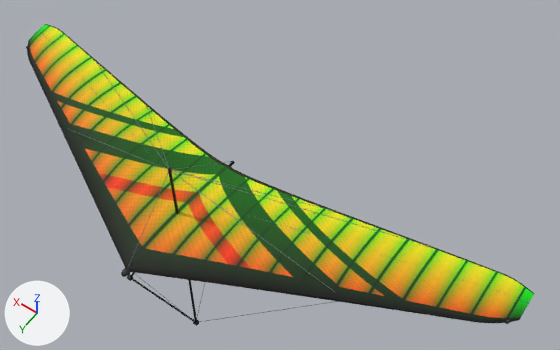
Two versions of the glTF model assets/models/glider_kingpost.glb, one commit apart.
One viewpoint serves both versions: a 50 mm lens placed at (-5.19, 4.86, 9.8), pointed at (-0.84, -1.24, 0.22). Lighting does not change. The marker at lower left points along +X, +Y and +Z. The picture after the commit comes second. Vertices at exactly the same position are counted once.

Objects in the first picture: 'Frame', 'Sail' and 1 more.
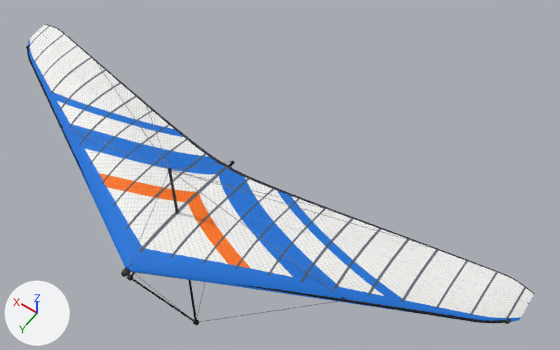
Edits to the bpy script that builds the scene:
```text
Change mat_sail_kingpost:
    remove n2 = _N.new('ShaderNodeMix'); n2.name = 'Mix'
    remove n2.data_type = 'RGBA'
    remove n2.blend_type = 'MULTIPLY'
    remove n2.inputs[0].default_value = 1.0  # 'Factor'
    remove n3 = _N.new('ShaderNodeVertexColor'); n3.name = 'Color Attribute'
    where n0 = _N.new('ShaderNodeBsdfPrincipled'); n0.name = 'Principled BSDF'
    where n4 = _N.new('ShaderNodeTexImage'); n4.name = 'Image Texture'
    remove _L.new(n2.outputs[2], n0.inputs[0])  # 'Result' to 'Base Color'
    remove _L.new(n3.outputs[0], n2.inputs[7])  # 'Color' to 'B'
    remove _L.new(n4.outputs[0], n2.inputs[6])  # 'Color' to 'A'
    add _L.new(n4.outputs[0], n0.inputs[0])  # 'Color' to 'Base Color'
Change me_sail:
    where me_sail.from_pydata(...)  # 3441 vertices, 6624 faces; spans x -4.95..4.95, y -1.74..1.4, z -0.08..0.3
    used by ob_sail; location = (0.0, 0.0, 0.0)
    me_sail part 1: vertex colours changed
```

Where the change shows, as pixel boxes [x1, y1, x2, y2] in the pictures (560 x 350 px):
'Sail', recoloured (lighter): [28, 24, 534, 322] in both
